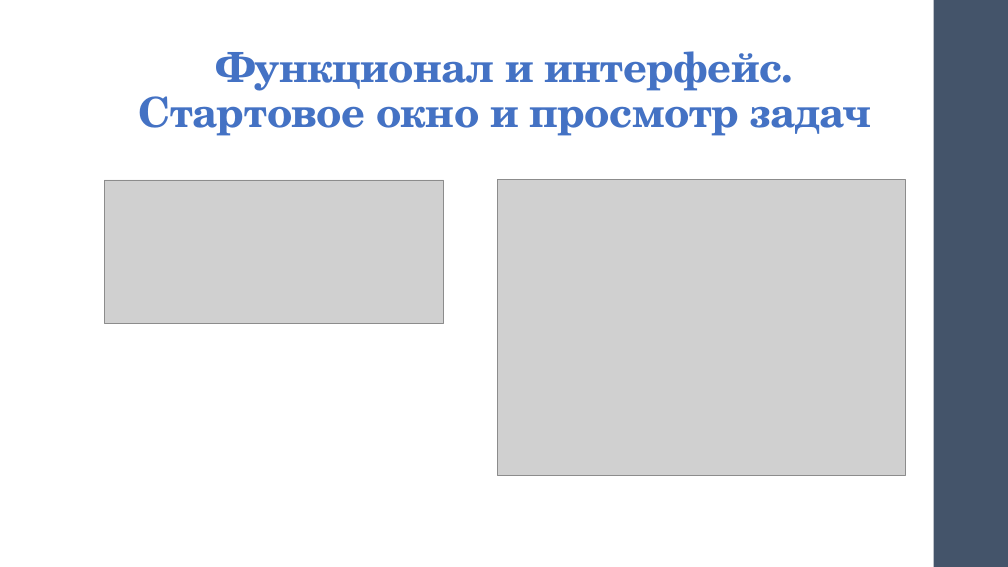
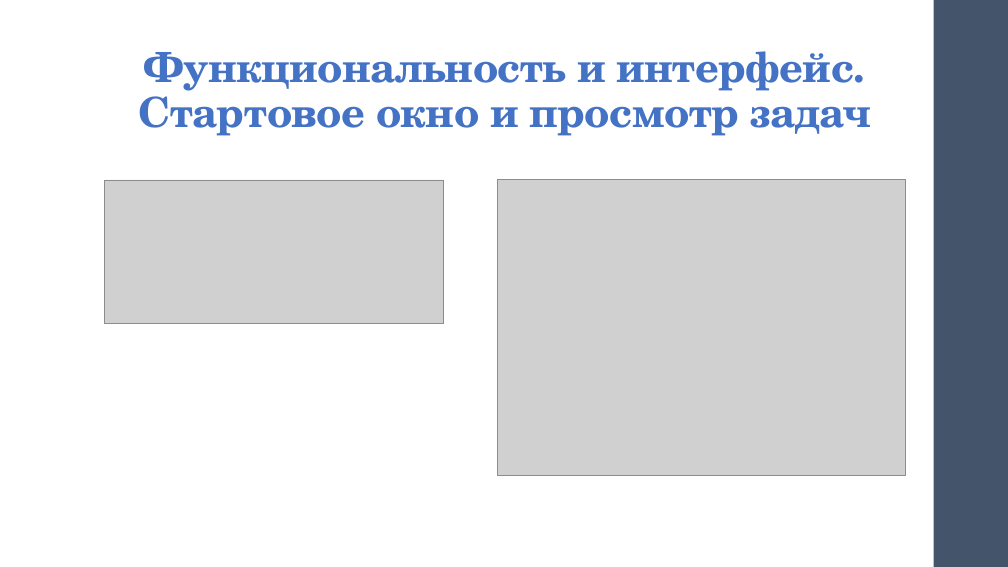
Before and after one commit to polyakovGit/BackupSystem, a slide deck: slide 6 of Razrabotka_PO_PresentationV3.pptx. Drawn at 1008x567 pixels with LibreOffice and Linux fonts; fonts in the diff are those of the drawing; grey boxes stand for pictures. Boxes give left, top, right and bottom in pixels: in the first picture for what was removed or moved away, otherwise in the second. Text is boxed around its words. In the diff, an @@ line names an element or a change of style, - is before the commit and + after.

Commit message:
Адрес сервера и порт сервера для клиентской службы указывается в конфиге. Вместо термина Задача использовано Задание. Статусы задания "Запланировано" и "Отключено" Строка подключения - с помощью SqlConnectionStringBuilder. Для заданий резервирования указывается количество копий, чтобы лишние удалялись. Возможность задания квоты. Отображение занятости квоты. Проверка квоты при создании новых заданий. Отображение истории выполнения заданий.

```diff
--- a/Razrabotka_PO_PresentationV3.pptx
+++ b/Razrabotka_PO_PresentationV3.pptx
@@ title at bbox=[138, 51, 872, 136]: text changed @@
-Функционал и интерфейс.
-Стартовое окно и просмотр задач
+Функциональность и интерфейс.
+Стартовое окно и просмотр задач
```
Also in this commit, not shown: 28 other files.
